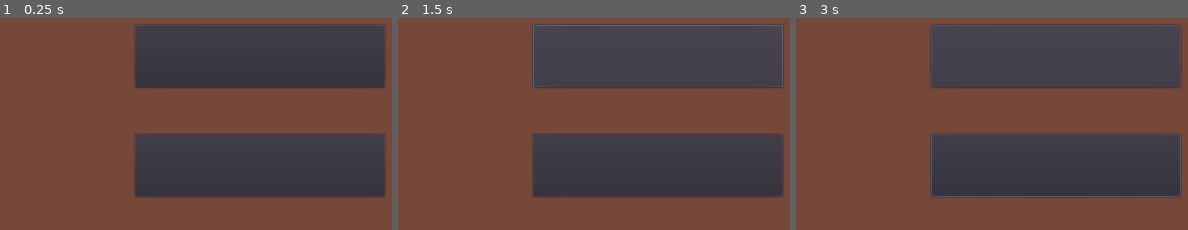
Above: before the commit, frames 1-3 (left to right).
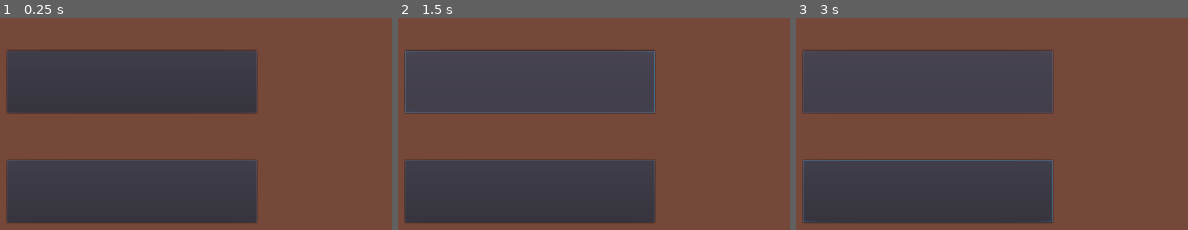
Above: after the commit, the same moments.

Repository: ignurof/cheese-chase
Game: Godot game, scene res://Scenes/Menu.tscn
Two runs of this game, one before a commit and one after it. Both use one fixed random seed, a clock stepped at 60 frames per second and the inputs below. This scene is started directly instead of the project's main scene.
Inputs:
- Up to frame 1 (0.25 s): no input
- Up to frame 2 (1.5 s): click "Start" at 0.5 s; click "Start" at 1.25 s
- Up to frame 3 (3 s): tap Enter at 2 s; hold Right (ui_right) 2.03-2.78 s; tap Space at 2.75 s; hold Down (ui_down) from 2.78 s (still down)

The runs differ from the first frame. In frame 1, 55% of the frame differs, in the area x 1-99%, y 2-97%; in frame 2, 55%; in frame 3, 55%.

Commit message:
mainmenu animation

Diff:
--- a/Scenes/Menu.tscn
+++ b/Scenes/Menu.tscn
@@ -13,6 +13,42 @@
 size = 64
 font_data = ExtResource( 1 )
 
+[sub_resource type="DynamicFont" id=3]
+size = 21
+outline_size = 1
+outline_color = Color( 1, 0.819608, 0, 1 )
+use_filter = true
+font_data = ExtResource( 1 )
+
+[sub_resource type="Animation" id=4]
+resource_name = "Jam"
+length = 4.0
+loop = true
+tracks/0/type = "value"
+tracks/0/path = NodePath("GoGodotJam:rect_rotation")
+tracks/0/interp = 1
+tracks/0/loop_wrap = true
+tracks/0/imported = false
+tracks/0/enabled = true
+tracks/0/keys = {
+"times": PoolRealArray( 0, 2 ),
+"transitions": PoolRealArray( 1, 1 ),
+"update": 0,
+"values": [ -3.0, 3.0 ]
+}
+tracks/1/type = "value"
+tracks/1/path = NodePath("GoGodotJam:rect_scale")
+tracks/1/interp = 1
+tracks/1/loop_wrap = true
+tracks/1/imported = false
+tracks/1/enabled = true
+tracks/1/keys = {
+"times": PoolRealArray( 0, 1 ),
+"transitions": PoolRealArray( 1, 1 ),
+"update": 0,
+"values": [ Vector2( 1, 1 ), Vector2( 1.33, 1.33 ) ]
+}
+
 [node name="Menu" type="Control"]
 anchor_right = 1.0
 anchor_bottom = 1.0
@@ -21,7 +57,7 @@
 "_edit_use_anchors_": false
 }
 
-[node name="ColorRect" type="ColorRect" parent="."]
+[node name="Background" type="ColorRect" parent="."]
 margin_left = -21.0
 margin_top = -25.0
 margin_right = 1298.0
@@ -31,7 +67,7 @@
 "_edit_use_anchors_": false
 }
 
-[node name="Label" type="Label" parent="."]
+[node name="Title" type="Label" parent="."]
 anchor_left = 0.5
 anchor_right = 0.5
 margin_left = -413.0
@@ -47,10 +83,10 @@
 anchor_top = 0.5
 anchor_right = 0.5
 anchor_bottom = 0.5
-margin_left = -200.0
-margin_top = -32.0
-margin_right = 200.0
-margin_bottom = 68.0
+margin_left = -405.0
+margin_top = 9.0
+margin_right = -5.0
+margin_bottom = 109.0
 custom_fonts/font = SubResource( 1 )
 text = "Start"
 __meta__ = {
@@ -62,12 +98,33 @@
 anchor_top = 0.5
 anchor_right = 0.5
 anchor_bottom = 0.5
-margin_left = -200.0
-margin_top = 143.0
-margin_right = 200.0
-margin_bottom = 243.0
+margin_left = -405.0
+margin_top = 184.0
+margin_right = -5.0
+margin_bottom = 284.0
 custom_fonts/font = SubResource( 1 )
 text = "Quit"
 __meta__ = {
 "_edit_use_anchors_": false
 }
+
+[node name="GoGodotJam" type="Label" parent="."]
+anchor_left = 0.5
+anchor_top = 0.5
+anchor_right = 0.5
+anchor_bottom = 0.5
+margin_left = -144.5
+margin_top = -143.0
+margin_right = 144.5
+margin_bottom = -117.0
+rect_rotation = -3.0
+rect_pivot_offset = Vector2( 144, 0 )
+custom_colors/font_color = Color( 0.996078, 0.92549, 0.596078, 1 )
+custom_fonts/font = SubResource( 3 )
+text = "Submission for GoGodotJam 2"
+__meta__ = {
+"_edit_use_anchors_": false
+}
+
+[node name="AnimationPlayer" type="AnimationPlayer" parent="."]
+anims/Jam = SubResource( 4 )
--- a/Scripts/Game.gd
+++ b/Scripts/Game.gd
@@ -19,6 +19,7 @@
 func mainMenu() -> void:
 	$HUD.hide()
 	$Menu.show()
+	$Menu/AnimationPlayer.play("Jam")
 
 func quit() -> void:
 	get_tree().notification(MainLoop.NOTIFICATION_WM_QUIT_REQUEST)
Not shown: 1 places in Scenes/Menu.tscn that only renumber resources
